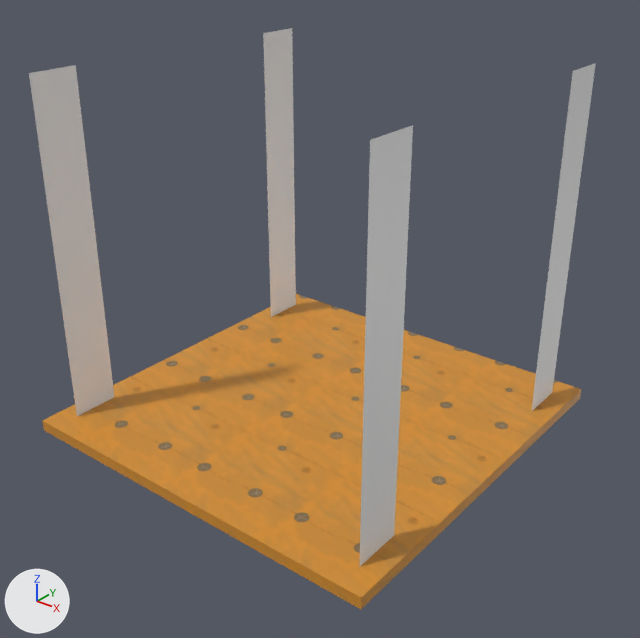
The FBX model TheUnityProject/Assets/Models/LevelTiles/Platform-Chains.fbx: old version first, new version second.
Before and after are seen from a 50 mm camera at (3.84, 1.71, 3.52) aimed at (2.06, 3.92, 2.15). Arrows for +X, +Y and +Z are at lower left; the lights stay in place.

Objects in the first picture: 'Platform-Chains'.
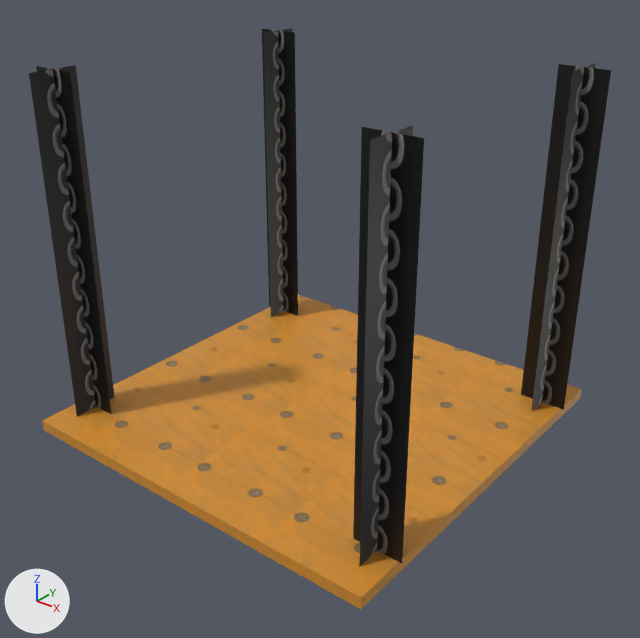
The change, as JSON lines over the scene's bpy script:
```json
{"op": "add", "block": "img_chain_png", "code": ["img_chain_png = load_image('chain.png', '../../2D/mats/chain.png', 1024, 1024, 'sRGB')"]}
{"op": "remove", "block": "mat_chains", "code": "mat_chains.base_color = (0.8, 0.8, 0.8)  # white #e7e7e7"}
{"op": "add", "block": "mat_chains", "code": "mat_chains.texture = img_chain_png"}
{"block": "me_cube_011", "where": "# used by ob_platform_chains; location = (2.0, 4.0, 2.0)"}
{"block": "me_cube_011", "where": "# verts and faces of me_cube_011; kept vertices keep their numbers, new ones are numbered from 24"}
{"op": "remove", "block": "me_cube_011", "code": "me_cube_011.from_pydata(...)  # 24 vertices, 10 faces; spans x -0.738..0.738, y -0.738..0.738, z -0.31..1.0"}
{"op": "add", "block": "me_cube_011", "code": "me_cube_011.from_pydata(...)  # 40 vertices, 14 faces; spans x -0.75..0.75, y -0.738..0.738, z -0.31..1.0"}
{"block": "me_cube_011", "change": "me_cube_011 part 1"}
{"op": "add", "block": "me_cube_011", "code": "verts[24] = (-0.75, 0.55, -0.266)  # pixel (269, 305)"}
{"op": "add", "block": "me_cube_011", "code": "verts[25] = (-0.75, -0.55, -0.266)"}
{"op": "add", "block": "me_cube_011", "code": "verts[26] = (-0.75, -0.55, 1.0)  # pixel (35, 66)"}
{"op": "add", "block": "me_cube_011", "code": "verts[27] = (-0.75, 0.55, 1.0)  # pixel (261, 28)"}
{"op": "add", "block": "me_cube_011", "code": "verts[28] = (0.57, 0.55, -0.266)  # pixel (520, 394)"}
{"op": "add", "block": "me_cube_011", "code": "verts[29] = (0.57, -0.55, -0.266)  # pixel (353, 538)"}
{"op": "add", "block": "me_cube_011", "code": "verts[30] = (0.57, -0.55, 1.0)  # pixel (361, 126)"}
{"op": "add", "block": "me_cube_011", "code": "verts[31] = (0.57, 0.55, 1.0)  # pixel (558, 64)"}
{"op": "add", "block": "me_cube_011", "code": "for new, old in zip([*range(32, 40)], [*range(24, 32)]): verts[new] = verts[old] + (0.18, 0.0, 0.0)"}
{"op": "add", "block": "me_cube_011", "code": "faces += [(24, 27, 35, 32), (25, 26, 34, 33), (28, 31, 39, 36), (29, 30, 38, 37)]  # mat_chains (picture img_chain_png)"}
{"block": "me_cube_011", "change": "me_cube_011 part 2: 4 kept faces spanning x -0.66..0.66, y -0.64..0.64, z -0.266..1.0 get new texture (UV) coordinates"}
```

What differs and where, as boxes [x1, y1, x2, y2] in the pictures (640 x 638 px):
```json
{"object": "Platform-Chains", "change": "surface changed, reshaped", "before": [29, 28, 596, 609], "after": [29, 28, 611, 609], "on screen": "grey to black"}
{"part": 1, "of": "me_cube_011", "change": "added", "after": [36, 29, 611, 563], "on screen": "black"}
{"part": 2, "of": "me_cube_011", "change": "surface changed", "before": [29, 28, 596, 567], "after": [29, 28, 596, 567], "on screen": "grey to black"}
```
